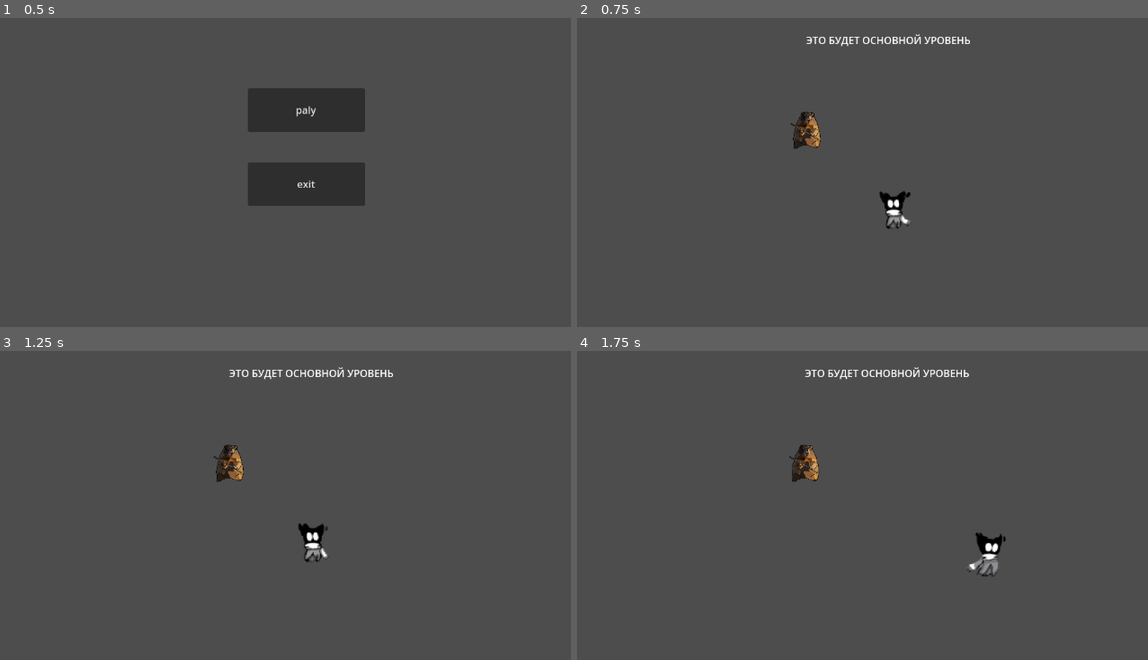
Above: before the commit, frames 1-4 (two rows, left to right).
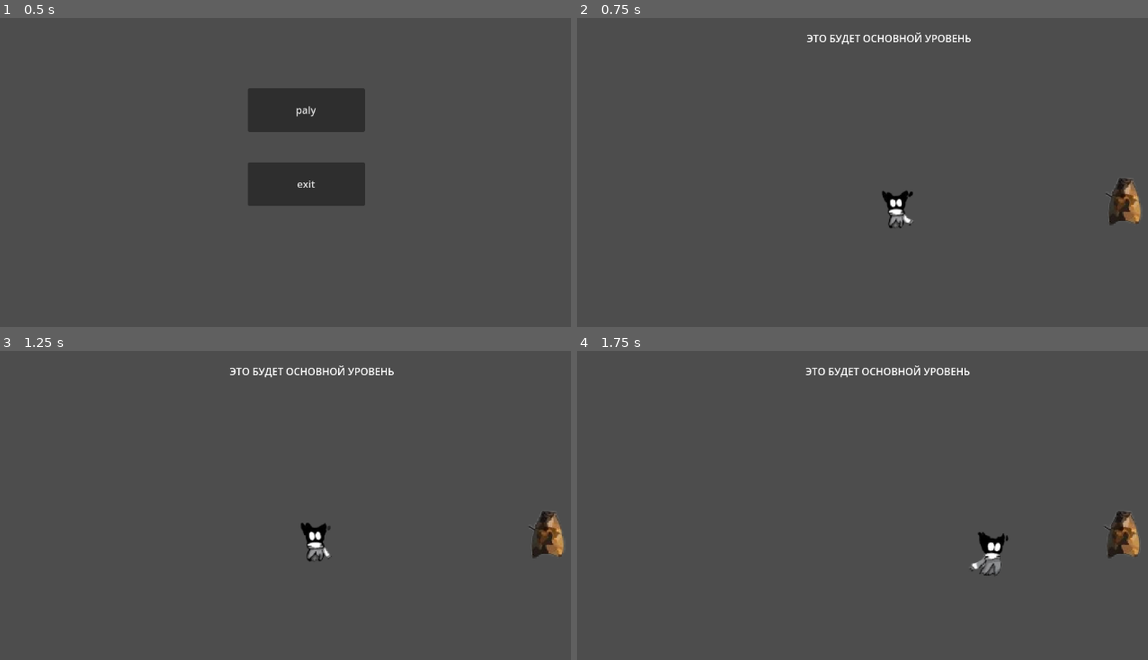
Above: after the commit, the same moments.

Repository: MIrrox27/kill_the_suslick
Game: Godot game, scene res://menu/menu.tscn
Same seed, same stepped clock (60 frames per second), same inputs: the game is played once before the commit and once after it.
Inputs (mouse positions are in pixels of both pictures, inside the frame that each line leads up to):
- Up to frame 1 (0.5 s): no input
- Up to frame 2 (0.75 s): click "paly" at 0.5 s
- Up to frame 3 (1.25 s): no input
- Up to frame 4 (1.75 s): move the mouse to (1056, 533) at 1.27 s; press the mouse at (1056, 533) at 1.28 s; hold D (right) from 1.28 s (still down); tap E (interaction) at 1.55 s

Frame 1 is identical in both runs. In frame 2, 1.9% of the frame differs, in the area x 37-99%, y 4-69%; in frame 3, 2.0%; in frame 4, 2.0%, in the area x 37-99%, y 4-73%.
Error before the commit: Invalid call. Nonexistent function 'flip_h' in base 'AnimatedSprite2D'. (res://scripts/scriptBase/Suslick.gd:47)

Commit message:
добавленна коллизия
добавлено столкновение игрока и базового суслика, суслику добавлена зона обзора

Diff:
--- a/levels/levelBase/Suslick.tscn
+++ b/levels/levelBase/Suslick.tscn
@@ -1,7 +1,8 @@
-[gd_scene load_steps=11 format=3 uid="uid://8rrrfimd15w"]
+[gd_scene load_steps=28 format=3 uid="uid://8rrrfimd15w"]
 
 [ext_resource type="Texture2D" uid="uid://dsyxv3ywi00ye" path="res://images/Suslicks/ordinarySuslick/DethSuslick.png" id="1_wnofm"]
 [ext_resource type="Script" uid="uid://ctb0w640py8qu" path="res://scripts/scriptBase/Suslick.gd" id="1_xqjbb"]
+[ext_resource type="Texture2D" uid="uid://ctsxih60a6352" path="res://images/Suslicks/ordinarySuslick/MovementSuslick.png" id="3_xie7j"]
 
 [sub_resource type="AtlasTexture" id="AtlasTexture_xqjbb"]
 atlas = ExtResource("1_wnofm")
@@ -27,9 +28,65 @@
 atlas = ExtResource("1_wnofm")
 region = Rect2(3150, 1281, 630, 1281)
 
+[sub_resource type="AtlasTexture" id="AtlasTexture_oiqxd"]
+atlas = ExtResource("3_xie7j")
+region = Rect2(92, 0, 92, 89)
+
+[sub_resource type="AtlasTexture" id="AtlasTexture_g548m"]
+atlas = ExtResource("3_xie7j")
+region = Rect2(184, 0, 92, 89)
+
+[sub_resource type="AtlasTexture" id="AtlasTexture_7d4p3"]
+atlas = ExtResource("3_xie7j")
+region = Rect2(184, 0, 92, 89)
+
+[sub_resource type="AtlasTexture" id="AtlasTexture_1ok3f"]
+atlas = ExtResource("3_xie7j")
+region = Rect2(92, 0, 92, 89)
+
 [sub_resource type="AtlasTexture" id="AtlasTexture_1q5xf"]
-atlas = ExtResource("1_wnofm")
-region = Rect2(0, 1278, 479, 1278)
+atlas = ExtResource("3_xie7j")
+region = Rect2(87, 89, 87, 89)
+
+[sub_resource type="AtlasTexture" id="AtlasTexture_47bhi"]
+atlas = ExtResource("3_xie7j")
+region = Rect2(174, 89, 87, 89)
+
+[sub_resource type="AtlasTexture" id="AtlasTexture_x2dhg"]
+atlas = ExtResource("3_xie7j")
+region = Rect2(261, 89, 87, 89)
+
+[sub_resource type="AtlasTexture" id="AtlasTexture_7qrxw"]
+atlas = ExtResource("3_xie7j")
+region = Rect2(348, 89, 87, 89)
+
+[sub_resource type="AtlasTexture" id="AtlasTexture_jclt1"]
+atlas = ExtResource("3_xie7j")
+region = Rect2(435, 89, 87, 89)
+
+[sub_resource type="AtlasTexture" id="AtlasTexture_hrida"]
+atlas = ExtResource("3_xie7j")
+region = Rect2(435, 89, 87, 89)
+
+[sub_resource type="AtlasTexture" id="AtlasTexture_4a65d"]
+atlas = ExtResource("3_xie7j")
+region = Rect2(92, 178, 92, 89)
+
+[sub_resource type="AtlasTexture" id="AtlasTexture_j1h8n"]
+atlas = ExtResource("3_xie7j")
+region = Rect2(276, 0, 92, 89)
+
+[sub_resource type="AtlasTexture" id="AtlasTexture_pvlpo"]
+atlas = ExtResource("3_xie7j")
+region = Rect2(276, 0, 92, 89)
+
+[sub_resource type="AtlasTexture" id="AtlasTexture_ohale"]
+atlas = ExtResource("3_xie7j")
+region = Rect2(184, 0, 92, 89)
+
+[sub_resource type="AtlasTexture" id="AtlasTexture_b2c4u"]
+atlas = ExtResource("3_xie7j")
+region = Rect2(92, 178, 92, 89)
 
 [sub_resource type="SpriteFrames" id="SpriteFrames_1q5xf"]
 animations = [{
@@ -56,35 +113,105 @@
 "name": &"DEATH",
 "speed": 5.0
 }, {
-"frames": [],
+"frames": [{
+"duration": 1.0,
+"texture": SubResource("AtlasTexture_oiqxd")
+}, {
+"duration": 1.0,
+"texture": SubResource("AtlasTexture_g548m")
+}, {
+"duration": 1.0,
+"texture": SubResource("AtlasTexture_7d4p3")
+}, {
+"duration": 1.0,
+"texture": SubResource("AtlasTexture_1ok3f")
+}],
 "loop": true,
 "name": &"DOWN",
 "speed": 5.0
 }, {
-"frames": [],
+"frames": [{
+"duration": 1.0,
+"texture": SubResource("AtlasTexture_1q5xf")
+}, {
+"duration": 1.0,
+"texture": SubResource("AtlasTexture_47bhi")
+}, {
+"duration": 1.0,
+"texture": SubResource("AtlasTexture_x2dhg")
+}, {
+"duration": 1.0,
+"texture": SubResource("AtlasTexture_7qrxw")
+}, {
+"duration": 1.0,
+"texture": SubResource("AtlasTexture_jclt1")
+}],
 "loop": true,
 "name": &"LEFT_RIGHT",
 "speed": 5.0
 }, {
 "frames": [{
 "duration": 1.0,
-"texture": SubResource("AtlasTexture_1q5xf")
+"texture": SubResource("AtlasTexture_hrida")
 }],
 "loop": true,
 "name": &"STATE",
 "speed": 5.0
 }, {
-"frames": [],
+"frames": [{
+"duration": 1.0,
+"texture": SubResource("AtlasTexture_4a65d")
+}, {
+"duration": 1.0,
+"texture": SubResource("AtlasTexture_j1h8n")
+}, {
+"duration": 1.0,
+"texture": SubResource("AtlasTexture_pvlpo")
+}, {
+"duration": 1.0,
+"texture": SubResource("AtlasTexture_ohale")
+}, {
+"duration": 1.0,
+"texture": SubResource("AtlasTexture_b2c4u")
+}],
 "loop": true,
 "name": &"UP",
 "speed": 5.0
 }]
+
+[sub_resource type="CapsuleShape2D" id="CapsuleShape2D_xie7j"]
+radius = 4959.36
+height = 9950.97
+
+[sub_resource type="CapsuleShape2D" id="CapsuleShape2D_xqjbb"]
+radius = 23.0
+height = 64.0
 
 [node name="Suslick" type="CharacterBody2D"]
 script = ExtResource("1_xqjbb")
 
 [node name="AnimatedSuslick2D" type="AnimatedSprite2D" parent="."]
+position = Vector2(0, 1.90735e-06)
+scale = Vector2(1.6041, 1.57024)
+sprite_frames = SubResource("SpriteFrames_1q5xf")
+animation = &"UP"
+
+[node name="detector" type="Area2D" parent="."]
 position = Vector2(0.937496, 3.76042)
 scale = Vector2(0.124008, 0.115161)
-sprite_frames = SubResource("SpriteFrames_1q5xf")
-animation = &"STATE"
+
+[node name="CollisionShape2D" type="CollisionShape2D" parent="detector"]
+position = Vector2(97.272, -67.3876)
+shape = SubResource("CapsuleShape2D_xie7j")
+debug_color = Color(0.840037, 0.368464, 0.290173, 0.42)
+
+[node name="CollisionShape2D" type="CollisionShape2D" parent="."]
+light_mask = 4
+position = Vector2(13, -5)
+scale = Vector2(1, 1)
+shape = SubResource("CapsuleShape2D_xqjbb")
+one_way_collision_margin = 0.0
+debug_color = Color(0, 0.6, 0.701961, 0.419608)
+
+[connection signal="body_entered" from="detector" to="." method="_on_detector_body_entered"]
+[connection signal="body_exited" from="detector" to="." method="_on_detector_body_exited"]
--- a/levels/levelBase/base.tscn
+++ b/levels/levelBase/base.tscn
@@ -14,7 +14,7 @@
 text = "ЭТО БУДЕТ ОСНОВНОЙ УРОВЕНЬ"
 
 [node name="Player" parent="." instance=ExtResource("1_xi00n")]
-position = Vector2(577, 323)
+position = Vector2(576, 326)
 
 [node name="Camera2D" type="Camera2D" parent="Player"]
 position_smoothing_enabled = true
@@ -23,4 +23,4 @@
 drag_vertical_enabled = true
 
 [node name="Suslick" parent="." instance=ExtResource("2_kc1r4")]
-position = Vector2(425, 179)
+position = Vector2(924, 301)
--- a/levels/levelBase/player.tscn
+++ b/levels/levelBase/player.tscn
@@ -180,11 +180,24 @@
 "speed": 5.0
 }]
 
+[sub_resource type="CapsuleShape2D" id="CapsuleShape2D_1m1v3"]
+radius = 27.0
+height = 78.0
+
 [node name="Player" type="CharacterBody2D"]
 script = ExtResource("1_1m1v3")
 
 [node name="AnimatedSprite2D" type="AnimatedSprite2D" parent="."]
-position = Vector2(3, -2)
+position = Vector2(7, -3)
 scale = Vector2(0.715679, 0.706718)
 sprite_frames = SubResource("SpriteFrames_hsdqf")
-animation = &"UP"
+animation = &"DOWN"
+
+[node name="CollisionShape2D" type="CollisionShape2D" parent="."]
+visibility_layer = 4
+position = Vector2(7, -6)
+shape = SubResource("CapsuleShape2D_1m1v3")
+
+[node name="attack" type="Area2D" parent="."]
+
+[node name="CollisionShape2D" type="CollisionShape2D" parent="attack"]
--- a/project.godot
+++ b/project.godot
@@ -53,6 +53,12 @@
 ]
 }
 
+[layer_names]
+
+2d_physics/layer_1="map"
+2d_physics/layer_2="environment"
+2d_physics/layer_3="mobs"
+
 [rendering]
 
 textures/canvas_textures/default_texture_filter=0
--- a/scripts/scriptBase/Suslick.gd
+++ b/scripts/scriptBase/Suslick.gd
@@ -10,47 +10,28 @@
 }
 
 var speed = 100
-var  suslick_dir = DOWN
 @onready var animation = $AnimatedSuslick2D
+var player = null
+
+func _physics_process(delta):
+	var direction = Vector2.ZERO
+
+	if Input.is_action_pressed("ui_right"):
+		direction.x += 1
+	if Input.is_action_pressed("ui_left"):
+		direction.x -= 1
+	if Input.is_action_pressed("ui_down"):
+		direction.y += 1
+	if Input.is_action_pressed("ui_up"):
+		direction.y -= 1
+	if direction != Vector2.ZERO:
+		move_and_collide(direction.normalized() * speed * delta)
+
+func _on_detector_body_entered(body: Node2D) -> void:
+	if body.name == "player":
+		player = body
 
 
-func moveUP():
-	animation.play("UP") # для анимации
-	velocity.x = 0
-	velocity.y = -speed
-	suslick_dir = UP
-
-func moveDOWN():
-	animation.play("DOWN") # для анимации
-	velocity.x = 0
-	velocity.y = speed
-	suslick_dir = DOWN
-
-func moveLEFT():
-	animation.flip_h = true
-	animation.play("LEFT_RIGHT") # для анимации
-	velocity.x = -speed
-	velocity.y = 0
-	suslick_dir = LEFT_RIGHT
-
-func moveRIGHT():
-	animation.flip_h = false
-	animation.play("LEFT_RIGHT") # для анимации
-	velocity.x = speed
-	velocity.y = 0
-	suslick_dir = LEFT_RIGHT
-
-func death():
-	animation.flip_h = false
-	velocity.x = 0
-	velocity.y = 0
-	animation.flip_h("DEATH")
-	suslick_dir = DEATH
-
-
-
-func _physics_process(delta: float) -> void:
-	if Input.is_action_pressed("interaction"):
-		death()
-	else:
-		pass
+func _on_detector_body_exited(body: Node2D) -> void:
+	if body.name == "player":
+		player = null
Binary file added: images/Suslicks/ordinarySuslick/MovementSuslick.png
Not shown, added: images/Suslicks/ordinarySuslick/MovementSuslick.png.import
Not shown, added: images/Suslicks/ordinarySuslick/photo_2025-10-19_14-27-15-removebg-preview.png.import
Not shown: 1 places in levels/levelBase/player.tscn that only renumber resources
